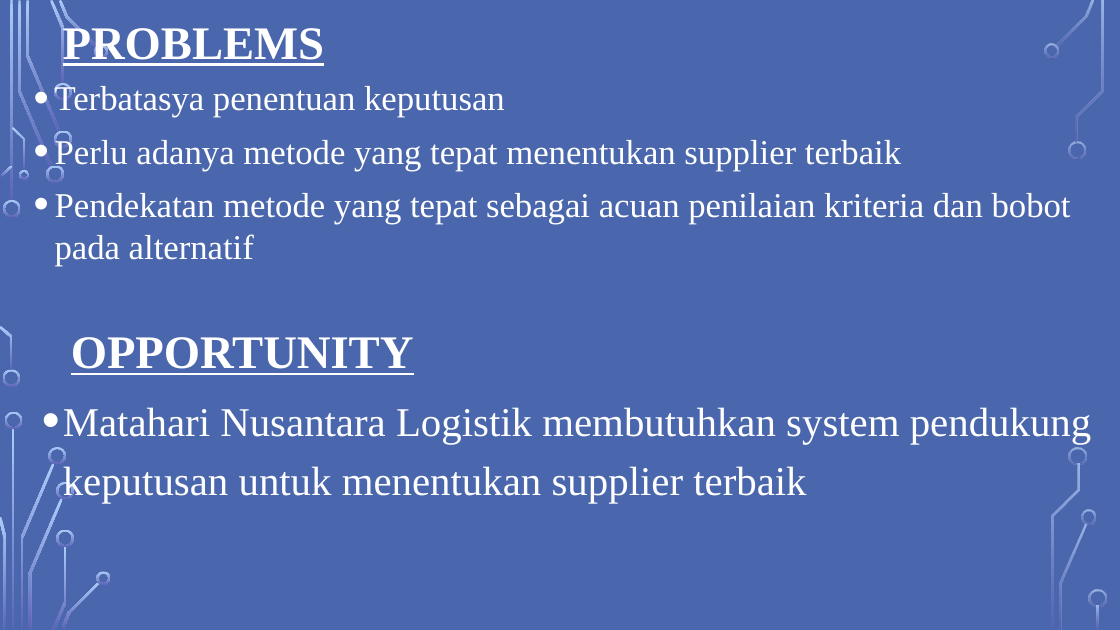
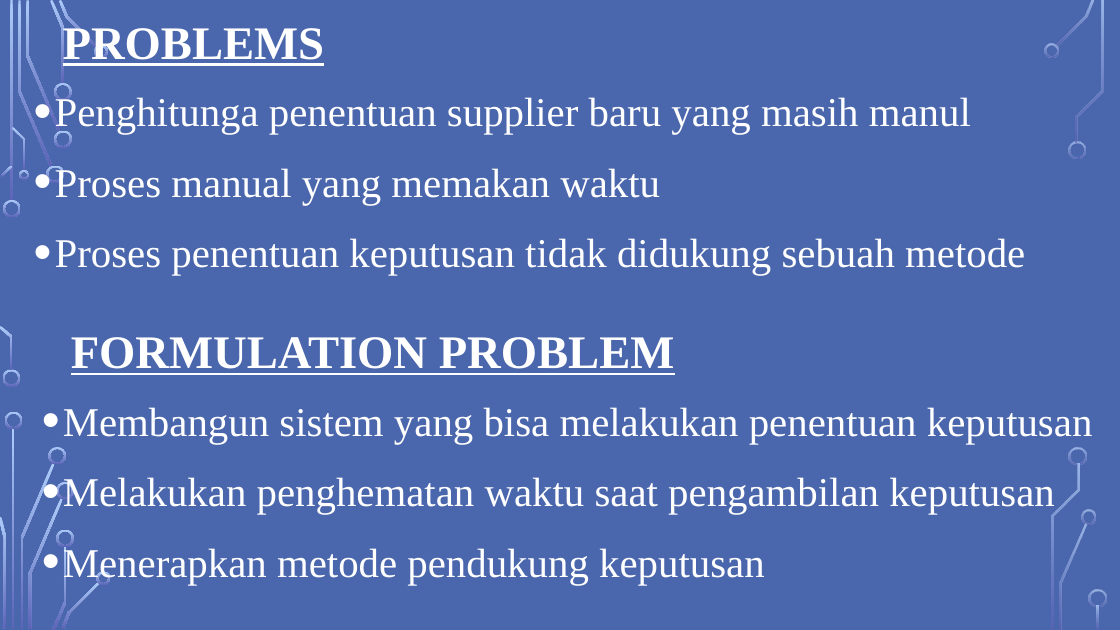
Before and after one commit to MYusron12/repository-detail-skripsi, a slide deck: slide 2 of skripsi ppt.pptx. Drawn at 1120x630 pixels with LibreOffice and Linux fonts; fonts in the diff are those of the drawing; background and template pictures are left out. Boxes give left, top, right and bottom in pixels: in the first picture for what was removed or moved away, otherwise in the second. Text is boxed around its words. In the diff, an @@ line names an element or a change of style, - is before the commit and + after.

```diff
--- a/skripsi ppt.pptx
+++ b/skripsi ppt.pptx
@@ text at (55,94,1025,275): text changed; size 29.8 to 35 pt @@
-• Terbatasya penentuan keputusan
-• Perlu adanya metode yang tepat menentukan supplier terbaik
-• Pendekatan metode yang tepat sebagai acuan penilaian kriteria dan bobot pada alternatif
+• Penghitunga penentuan supplier baru yang masih manul
+• Proses manual yang memakan waktu
+• Proses penentuan keputusan tidak didukung sebuah metode
@@ text at (71,337,675,375): text changed @@
-OPPORTUNITY
+FORMULATION PROBLEM
@@ text at (63,407,1093,585): text changed @@
-• Matahari Nusantara Logistik membutuhkan system pendukung keputusan untuk menentukan supplier terbaik
+• Membangun sistem yang bisa melakukan penentuan keputusan
+• Melakukan penghematan waktu saat pengambilan keputusan
+• Menerapkan metode pendukung keputusan
```
Also in this commit, not shown: 2 other slides changed, 4 slides added, 2 other files.
